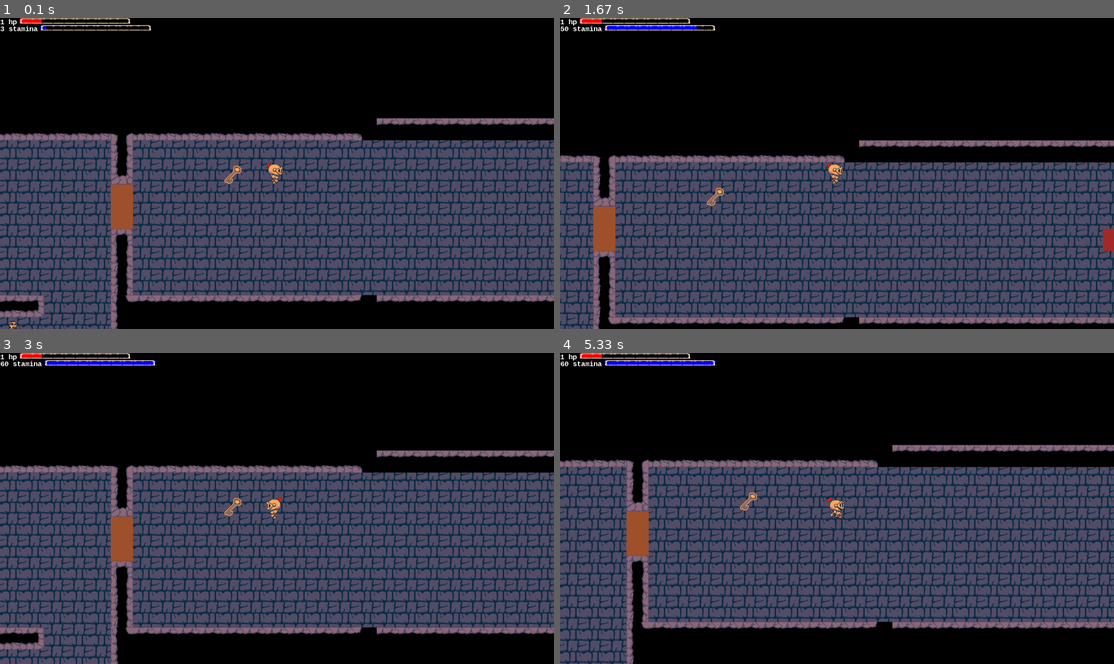
Above: before the commit, frames 1-4 (two rows, left to right).
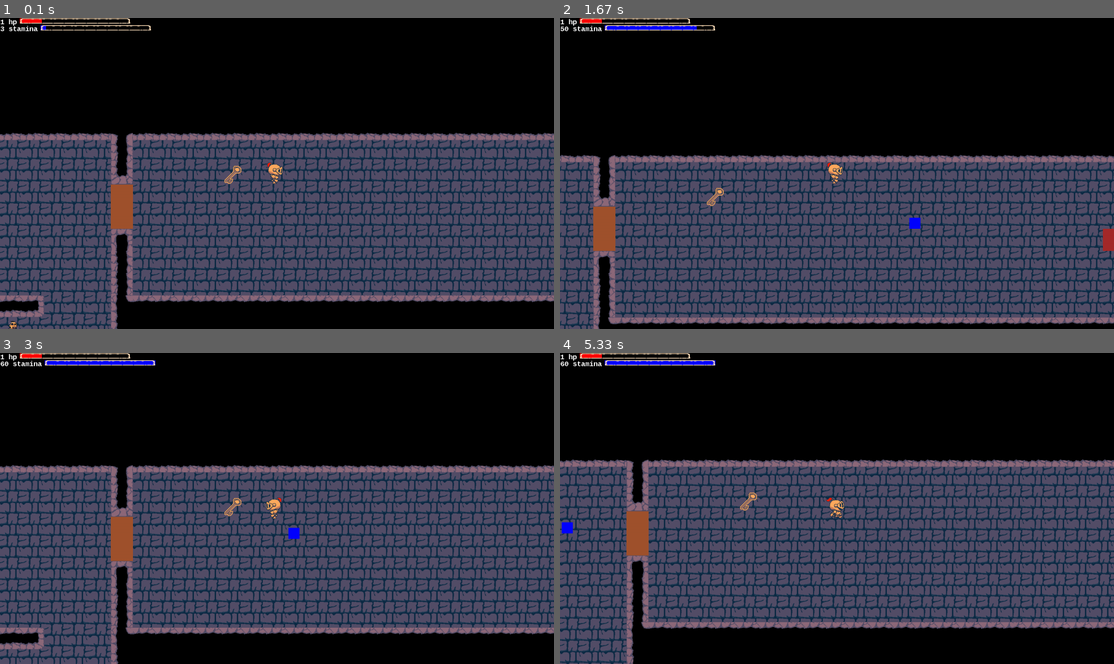
Above: after the commit, the same moments.

Repository: benedekhalaj/pygame-roguelike
Game: pygame game, started from play.py
Same seed, same stepped clock (60 frames per second), same inputs: the game is played once before the commit and once after it.
Inputs:
- Up to frame 1 (0.1 s): no input
- Up to frame 2 (1.67 s): hold Right 0.33-0.8 s; hold Up 0.83-1.13 s; hold Right 1.17-1.63 s
- Up to frame 3 (3 s): hold Left 1.67-2.2 s; hold Down 2.23-2.53 s; hold Left 2.57-2.97 s
- Up to frame 4 (5.33 s): hold Up 3-3.37 s; hold Right 3.4-4.03 s; hold Down 4.07-4.43 s; hold Left 4.47-4.93 s; hold Right from 4.97 s (still down)

The runs differ from the first frame. In frame 1, 1.5% of the frame differs, in the area x 64-100%, y 32-92%; in frame 2, 2.1%, in the area x 50-100%, y 39-99%; in frame 3, 1.6%; in frame 4, 2.0%.

Commit message:
Shooter Enemy: Add projectile

Diff:
--- a/controller/enemy_controller.py
+++ b/controller/enemy_controller.py
@@ -12,3 +12,6 @@
 
         elif enemy_character.type == 'eye':
             enemy_character.set_facing(objects)
+
+        elif enemy_character.type == 'shooter':
+            enemy_character.shoot()
--- a/model/enemy/enemy.py
+++ b/model/enemy/enemy.py
@@ -136,7 +136,12 @@
         self.texture_count = 0
         self.texture_count_limit = 60
         self.color = colors.BROWN
+        self.projectile = Projectile((self.rect.x - self.rect.width, self.rect.y - self.rect.height // 2, 32, 32), colors)
+
         self.visible = True
+
+    def shoot(self):
+        self.projectile.rect.x -= 5
 
 
 def create_texture(file_path):
@@ -144,3 +149,12 @@
         return pygame.image.load(file_path)
     else:
         return None
+
+
+class Projectile():
+    def __init__(self, position, colors):
+        self.type = 'projectile'
+        self.rect = pygame.Rect(position[0], position[1], position[2], position[3])
+        self.color = colors.BLUE
+
+        self.visible = True
--- a/model/map/map_file/map.csv
+++ b/model/map/map_file/map.csv
@@ -14,16 +14,16 @@
 -1,-1,-1,-1,-1,-1,-1,-1,-1,-1,-1,-1,-1,-1,-1,-1,-1,-1,-1,-1,-1,-1,-1,-1,-1,-1,-1,-1,-1,-1,-1,-1,-1,-1,-1,-1,-1,-1,-1,-1,-1,-1,-1,-1,-1,-1,-1,-1,-1,-1,-1,-1,-1,-1,-1,-1,-1,-1,-1,-1,-1,-1,-1,-1,-1,-1,-1,-1,-1,-1,-1,-1,-1,-1,-1,-1,-1,-1,-1,-1
 -1,-1,-1,-1,-1,-1,-1,-1,-1,-1,-1,-1,-1,-1,-1,-1,-1,-1,-1,-1,-1,-1,-1,-1,-1,-1,-1,-1,-1,-1,-1,-1,-1,-1,-1,-1,-1,-1,-1,-1,-1,-1,-1,-1,-1,-1,-1,-1,-1,-1,-1,-1,-1,-1,-1,-1,-1,-1,-1,-1,-1,-1,-1,-1,-1,-1,-1,-1,-1,-1,-1,-1,-1,-1,-1,-1,-1,-1,-1,-1
 -1,-1,-1,-1,-1,-1,-1,-1,-1,-1,-1,-1,-1,-1,-1,-1,-1,-1,-1,-1,-1,-1,-1,-1,-1,-1,-1,-1,-1,-1,-1,-1,-1,-1,-1,-1,-1,-1,-1,-1,-1,-1,-1,-1,-1,-1,-1,-1,-1,-1,-1,-1,-1,-1,-1,-1,-1,-1,-1,-1,-1,-1,-1,-1,-1,-1,-1,-1,-1,-1,-1,-1,-1,-1,-1,-1,-1,-1,-1,-1
--1,-1,-1,-1,-1,-1,-1,-1,-1,-1,-1,-1,-1,-1,-1,-1,-1,-1,-1,-1,-1,-1,-1,-1,-1,-1,-1,9,3,3,3,3,3,3,3,3,3,3,3,3,3,3,3,33,3,3,3,3,3,3,3,3,3,3,8,2,2,2,2,2,2,2,2,2,2,2,2,2,2,2,-1,-1,-1,-1,-1,-1,-1,-1,-1,-1
--1,-1,-1,-1,-1,-1,-1,-1,-1,-1,-1,-1,-1,-1,-1,-1,-1,-1,-1,-1,-1,-1,-1,-1,-1,-1,-1,5,1,1,1,1,1,1,1,1,1,1,1,1,1,1,1,14,1,1,1,1,1,1,1,1,1,1,1,1,1,1,1,1,1,1,1,1,1,1,1,1,1,2,-1,-1,-1,-1,-1,-1,-1,-1,-1,-1
--1,-1,-1,-1,-1,-1,-1,-1,-1,-1,-1,-1,-1,-1,-1,-1,-1,-1,-1,-1,-1,-1,-1,-1,-1,-1,-1,5,1,1,1,1,1,1,49,49,1,1,1,1,1,1,1,15,1,1,1,1,45,1,0,1,1,1,1,1,1,1,1,1,1,1,1,1,1,1,1,1,1,2,-1,-1,-1,-1,-1,-1,-1,-1,-1,-1
--1,-1,-1,-1,-1,-1,-1,-1,-1,-1,-1,-1,-1,-1,-1,-1,-1,-1,-1,-1,-1,-1,-1,-1,-1,-1,-1,5,1,1,1,1,45,45,1,49,1,1,1,1,1,1,1,46,1,1,1,1,1,1,1,1,1,1,1,1,1,1,1,1,1,1,1,1,1,1,1,1,1,2,-1,-1,-1,-1,-1,-1,-1,-1,-1,-1
--1,-1,-1,-1,-1,-1,-1,-1,-1,-1,-1,-1,-1,-1,-1,-1,-1,-1,-1,-1,-1,-1,-1,-1,-1,-1,-1,5,1,1,45,45,45,1,1,49,1,1,1,1,1,1,1,1,1,1,1,1,1,1,1,1,1,1,1,1,1,1,1,1,1,1,1,1,1,1,52,1,1,2,-1,-1,-1,-1,-1,-1,-1,-1,-1,-1
--1,-1,-1,-1,-1,-1,-1,-1,-1,-1,-1,-1,-1,-1,-1,-1,-1,-1,-1,-1,-1,-1,-1,-1,-1,-1,-1,5,1,45,45,1,49,49,49,49,1,1,1,1,1,1,1,13,1,1,1,1,1,1,1,1,1,1,1,1,1,1,1,1,1,1,1,1,1,1,1,1,1,2,-1,-1,-1,-1,-1,-1,-1,-1,-1,-1
--1,-1,-1,-1,-1,-1,-1,-1,-1,-1,-1,-1,-1,-1,-1,-1,-1,-1,-1,-1,-1,-1,-1,-1,-1,-1,-1,5,1,45,45,45,45,45,1,1,1,1,1,1,1,1,1,14,1,1,1,1,1,1,1,1,1,1,1,1,1,1,1,1,1,1,1,1,1,1,1,1,1,2,-1,-1,-1,-1,-1,-1,-1,-1,-1,-1
--1,-1,-1,-1,-1,-1,-1,-1,-1,-1,-1,-1,-1,-1,-1,-1,-1,-1,-1,-1,-1,-1,-1,-1,-1,-1,-1,5,1,1,1,1,1,45,1,1,1,1,1,1,1,1,1,14,1,1,1,1,1,1,1,1,1,1,1,1,1,1,1,1,1,1,1,1,1,1,1,1,1,2,-1,-1,-1,-1,-1,-1,-1,-1,-1,-1
--1,-1,-1,-1,-1,-1,-1,-1,-1,-1,-1,-1,-1,-1,-1,-1,-1,-1,-1,-1,-1,-1,-1,-1,-1,-1,-1,36,11,11,11,11,11,11,11,11,11,11,11,12,1,1,1,30,2,2,2,2,2,2,2,2,2,2,6,2,2,2,2,2,2,2,2,2,2,2,2,2,2,2,-1,-1,-1,-1,-1,-1,-1,-1,-1,-1
--1,-1,-1,-1,-1,-1,-1,-1,-1,-1,-1,-1,-1,-1,-1,-1,-1,-1,-1,-1,-1,-1,-1,-1,-1,-1,-1,5,1,1,1,1,43,1,1,1,1,1,43,1,1,1,1,4,-1,-1,-1,-1,-1,-1,-1,-1,-1,-1,-1,-1,-1,-1,-1,-1,-1,-1,-1,-1,-1,-1,-1,-1,-1,2,-1,-1,-1,-1,-1,-1,-1,-1,-1,-1
+-1,-1,-1,-1,-1,-1,-1,-1,-1,-1,-1,-1,-1,-1,-1,-1,-1,-1,-1,-1,-1,-1,-1,-1,-1,-1,-1,9,3,3,3,3,3,3,3,3,3,3,3,3,3,3,3,33,3,3,3,3,3,3,3,3,3,3,3,3,3,3,3,3,3,3,3,3,3,3,3,3,3,8,-1,-1,-1,-1,-1,-1,-1,-1,-1,-1
+-1,-1,-1,-1,-1,-1,-1,-1,-1,-1,-1,-1,-1,-1,-1,-1,-1,-1,-1,-1,-1,-1,-1,-1,-1,-1,-1,5,1,1,1,1,1,1,1,1,1,1,1,1,1,1,1,14,1,1,1,1,1,1,1,1,1,1,1,1,1,1,1,1,1,1,1,1,1,1,1,1,1,4,-1,-1,-1,-1,-1,-1,-1,-1,-1,-1
+-1,-1,-1,-1,-1,-1,-1,-1,-1,-1,-1,-1,-1,-1,-1,-1,-1,-1,-1,-1,-1,-1,-1,-1,-1,-1,-1,5,1,1,1,1,1,1,49,49,1,1,1,1,1,1,1,15,1,1,1,1,45,1,0,1,1,1,1,1,1,1,1,1,1,1,1,1,1,1,1,1,1,4,-1,-1,-1,-1,-1,-1,-1,-1,-1,-1
+-1,-1,-1,-1,-1,-1,-1,-1,-1,-1,-1,-1,-1,-1,-1,-1,-1,-1,-1,-1,-1,-1,-1,-1,-1,-1,-1,5,1,1,1,1,45,45,1,49,1,1,1,1,1,1,1,46,1,1,1,1,1,1,1,1,1,1,1,1,1,1,1,1,1,1,1,1,1,1,1,1,1,4,-1,-1,-1,-1,-1,-1,-1,-1,-1,-1
+-1,-1,-1,-1,-1,-1,-1,-1,-1,-1,-1,-1,-1,-1,-1,-1,-1,-1,-1,-1,-1,-1,-1,-1,-1,-1,-1,5,1,1,45,45,45,1,1,49,1,1,1,1,1,1,1,1,1,1,1,1,1,1,1,1,1,1,1,1,1,1,1,1,1,1,1,1,1,1,52,1,1,4,-1,-1,-1,-1,-1,-1,-1,-1,-1,-1
+-1,-1,-1,-1,-1,-1,-1,-1,-1,-1,-1,-1,-1,-1,-1,-1,-1,-1,-1,-1,-1,-1,-1,-1,-1,-1,-1,5,1,45,45,1,49,49,49,49,1,1,1,1,1,1,1,13,1,1,1,1,1,1,1,1,1,1,1,1,1,1,1,1,1,1,1,1,1,1,1,1,1,4,-1,-1,-1,-1,-1,-1,-1,-1,-1,-1
+-1,-1,-1,-1,-1,-1,-1,-1,-1,-1,-1,-1,-1,-1,-1,-1,-1,-1,-1,-1,-1,-1,-1,-1,-1,-1,-1,5,1,45,45,45,45,45,1,1,1,1,1,1,1,1,1,14,1,1,1,1,1,1,1,1,1,1,1,1,1,1,1,1,1,1,1,1,1,1,1,1,1,4,-1,-1,-1,-1,-1,-1,-1,-1,-1,-1
+-1,-1,-1,-1,-1,-1,-1,-1,-1,-1,-1,-1,-1,-1,-1,-1,-1,-1,-1,-1,-1,-1,-1,-1,-1,-1,-1,5,1,1,1,1,1,45,1,1,1,1,1,1,1,1,1,14,1,1,1,1,1,1,1,1,1,1,1,1,1,1,1,1,1,1,1,1,1,1,1,1,1,4,-1,-1,-1,-1,-1,-1,-1,-1,-1,-1
+-1,-1,-1,-1,-1,-1,-1,-1,-1,-1,-1,-1,-1,-1,-1,-1,-1,-1,-1,-1,-1,-1,-1,-1,-1,-1,-1,36,11,11,11,11,11,11,11,11,11,11,11,12,1,1,1,30,2,2,2,2,2,2,2,2,2,2,2,2,2,2,2,2,2,2,2,2,2,2,2,2,2,6,-1,-1,-1,-1,-1,-1,-1,-1,-1,-1
+-1,-1,-1,-1,-1,-1,-1,-1,-1,-1,-1,-1,-1,-1,-1,-1,-1,-1,-1,-1,-1,-1,-1,-1,-1,-1,-1,5,1,1,1,1,43,1,1,1,1,1,43,1,1,1,1,4,-1,-1,-1,-1,-1,-1,-1,-1,-1,-1,-1,-1,-1,-1,-1,-1,-1,-1,-1,-1,-1,-1,-1,-1,-1,-1,-1,-1,-1,-1,-1,-1,-1,-1,-1,-1
 -1,-1,-1,-1,-1,-1,-1,-1,-1,-1,-1,-1,-1,-1,-1,-1,-1,-1,-1,-1,-1,-1,-1,-1,-1,-1,-1,5,1,1,1,1,1,1,1,1,1,1,1,1,1,1,1,4,-1,-1,-1,-1,-1,-1,-1,-1,-1,-1,-1,-1,-1,-1,-1,-1,-1,-1,-1,-1,-1,-1,-1,-1,-1,-1,-1,-1,-1,-1,-1,-1,-1,-1,-1,-1
 -1,-1,-1,-1,-1,-1,-1,-1,-1,-1,-1,-1,-1,-1,-1,-1,-1,-1,-1,-1,-1,-1,-1,-1,-1,-1,-1,5,1,1,1,1,1,1,1,42,1,1,1,1,1,1,1,4,-1,-1,-1,-1,-1,-1,-1,-1,-1,-1,-1,-1,-1,-1,-1,-1,-1,-1,-1,-1,-1,-1,-1,-1,-1,-1,-1,-1,-1,-1,-1,-1,-1,-1,-1,-1
 -1,-1,-1,-1,-1,-1,-1,-1,-1,-1,-1,-1,-1,-1,-1,-1,-1,-1,-1,-1,-1,-1,-1,-1,-1,-1,-1,5,44,1,1,10,11,11,11,11,11,11,11,11,11,11,11,4,-1,-1,-1,-1,-1,-1,-1,-1,-1,-1,-1,-1,-1,-1,-1,-1,-1,-1,-1,-1,-1,-1,-1,-1,-1,-1,-1,-1,-1,-1,-1,-1,-1,-1,-1,-1
--- a/model/map/map_file/map.tmx
+++ b/model/map/map_file/map.tmx
@@ -43,7 +43,7 @@
 12,13,2,2,2,11,12,12,21,12,12,35,0,0,0,0
 </chunk>
    <chunk x="0" y="-48" width="16" height="16">
-4,4,4,4,4,4,9,3,3,3,3,3,3,3,3,3,
+4,4,4,4,4,4,4,4,4,4,4,4,4,4,4,4,
 2,2,2,2,2,2,2,2,2,2,2,2,2,2,2,2,
 46,2,1,2,2,2,2,2,2,2,2,2,2,2,2,2,
 2,2,2,2,2,2,2,2,2,2,2,2,2,2,2,2,
@@ -51,7 +51,7 @@
 2,2,2,2,2,2,2,2,2,2,2,2,2,2,2,2,
 2,2,2,2,2,2,2,2,2,2,2,2,2,2,2,2,
 2,2,2,2,2,2,2,2,2,2,2,2,2,2,2,2,
-3,3,3,3,3,3,7,3,3,3,3,3,3,3,3,3,
+3,3,3,3,3,3,3,3,3,3,3,3,3,3,3,3,
 0,0,0,0,0,0,0,0,0,0,0,0,0,0,0,0,
 0,0,0,0,0,0,0,0,0,0,0,0,0,0,0,0,
 0,0,0,0,0,0,0,0,0,0,0,0,0,0,0,0,
@@ -61,16 +61,16 @@
 0,0,0,0,0,0,0,0,0,0,0,0,0,0,0,0
 </chunk>
    <chunk x="16" y="-48" width="16" height="16">
-3,3,3,3,3,3,0,0,0,0,0,0,0,0,0,0,
-2,2,2,2,2,3,0,0,0,0,0,0,0,0,0,0,
-2,2,2,2,2,3,0,0,0,0,0,0,0,0,0,0,
-2,2,2,2,2,3,0,0,0,0,0,0,0,0,0,0,
-2,2,53,2,2,3,0,0,0,0,0,0,0,0,0,0,
-2,2,2,2,2,3,0,0,0,0,0,0,0,0,0,0,
-2,2,2,2,2,3,0,0,0,0,0,0,0,0,0,0,
-2,2,2,2,2,3,0,0,0,0,0,0,0,0,0,0,
-3,3,3,3,3,3,0,0,0,0,0,0,0,0,0,0,
-0,0,0,0,0,3,0,0,0,0,0,0,0,0,0,0,
+4,4,4,4,4,9,0,0,0,0,0,0,0,0,0,0,
+2,2,2,2,2,5,0,0,0,0,0,0,0,0,0,0,
+2,2,2,2,2,5,0,0,0,0,0,0,0,0,0,0,
+2,2,2,2,2,5,0,0,0,0,0,0,0,0,0,0,
+2,2,53,2,2,5,0,0,0,0,0,0,0,0,0,0,
+2,2,2,2,2,5,0,0,0,0,0,0,0,0,0,0,
+2,2,2,2,2,5,0,0,0,0,0,0,0,0,0,0,
+2,2,2,2,2,5,0,0,0,0,0,0,0,0,0,0,
+3,3,3,3,3,7,0,0,0,0,0,0,0,0,0,0,
+0,0,0,0,0,0,0,0,0,0,0,0,0,0,0,0,
 0,0,0,0,0,0,0,0,0,0,0,0,0,0,0,0,
 0,0,0,0,0,0,0,0,0,0,0,0,0,0,0,0,
 0,0,0,0,0,0,0,0,0,0,0,0,0,0,0,0,
--- a/model/player/player.py
+++ b/model/player/player.py
@@ -71,6 +71,9 @@
                 for item in objects_list:
                     item.rect.x -= x_direction
                     item.rect.y -= y_direction
+                    if item.type == 'shooter':
+                        item.projectile.rect.x -= x_direction
+                        item.projectile.rect.y -= y_direction
 
     def set_direction(self, x_direction, y_direction):
         if x_direction > 0:
--- a/view/view.py
+++ b/view/view.py
@@ -34,6 +34,7 @@
     display_objects(window, objects)
     display_player_stat(window, objects)
     display_player_sword(window, objects)
+    display_enemy_projectile(window, objects)
     if pause:
         display_inventory(window, objects)
     refresh_display()
@@ -75,6 +76,14 @@
                 window.blit(sword.texture, (sword.rect.x, sword.rect.y))
         else:
             pygame.draw.rect(window, sword.color, sword_position)
+
+
+def display_enemy_projectile(window, objects):
+    for enemy in objects['enemies']:
+        if enemy.type == 'shooter':
+            projectile = enemy.projectile.rect
+            projectile_position = (projectile.x, projectile.y, projectile.width, projectile.height)
+            pygame.draw.rect(window, enemy.projectile.color, projectile_position)
 
 
 def display_player_stat(window, objects):
